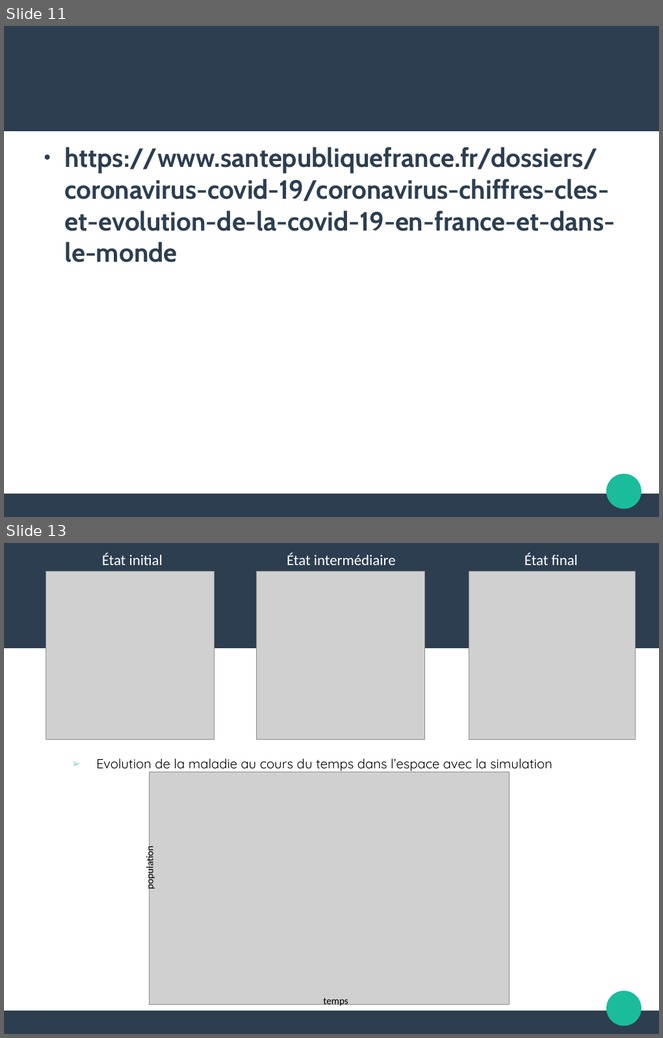
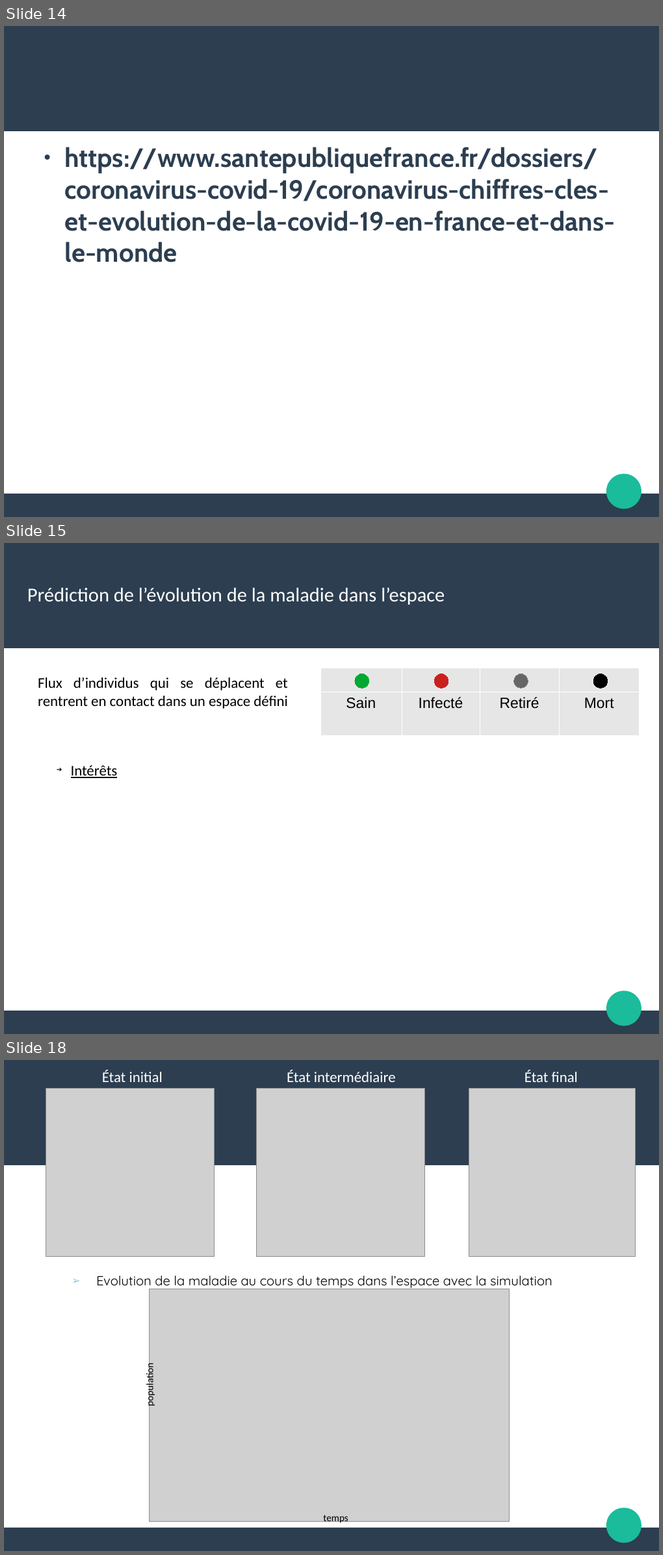
Before and after one commit to Alexia57/TIPE-2021-MP, a slide deck: Tipe_presentation.odp. Shown one above the other, each under a label of ours: slides 11 and 13 before the commit, slides 14, 15 and 18 after it; the slides between them are not shown. The pictures are 663x1038 and 663x1555 pixels, drawn with LibreOffice and Linux fonts; fonts in the diff are those of the drawing; grey boxes stand for pictures. Boxes give left, top, right and bottom in pixels: in the first picture for what was removed or moved away, otherwise in the second. Text is boxed around its words. In the diff, an @@ line names an element or a change of style, - is before the commit and + after.

```diff
--- a/Tipe_presentation.odp
+++ b/Tipe_presentation.odp
@@ slide 15 added at bbox=[4, 543, 659, 1034], background #FFFFFF; not listed: 3 template elements that a slide beside it also shows @@
@@ title added at bbox=[27, 587, 445, 605], 24 pt, text #FFFFFF @@
+Prédiction de l’évolution de la maladie dans l’espace
@@ free added at bbox=[32, 671, 294, 730], 18 pt, text #000000 @@
+Flux d’individus qui se déplacent et rentrent en contact dans un espace défini
@@ table added at bbox=[321, 668, 639, 735], 2 rows, 4 columns @@
+ |  |  | 
+Sain | Infecté | Retiré | Mort
@@ ellipse added at bbox=[356, 674, 370, 688], fill #00A933, outline #00A933 0 pt @@
@@ ellipse added at bbox=[434, 674, 449, 688], fill #C9211E, outline #C9211E 0 pt @@
@@ ellipse added at bbox=[514, 674, 529, 688], fill #666666, outline #808080 0 pt @@
@@ ellipse added at bbox=[594, 674, 608, 688], fill #000000, outline #000000 0 pt @@
@@ text added at bbox=[71, 765, 118, 778], 18 pt, text #000000, underline @@
+➔ Intérêts
@@ what was slide 11 is now slide 14 @@
@@ what was slide 13 is now slide 18 @@
```
Also in this commit, not shown: 8 slides changed, 5 other slides added, 1 slide removed, 2 other files.
